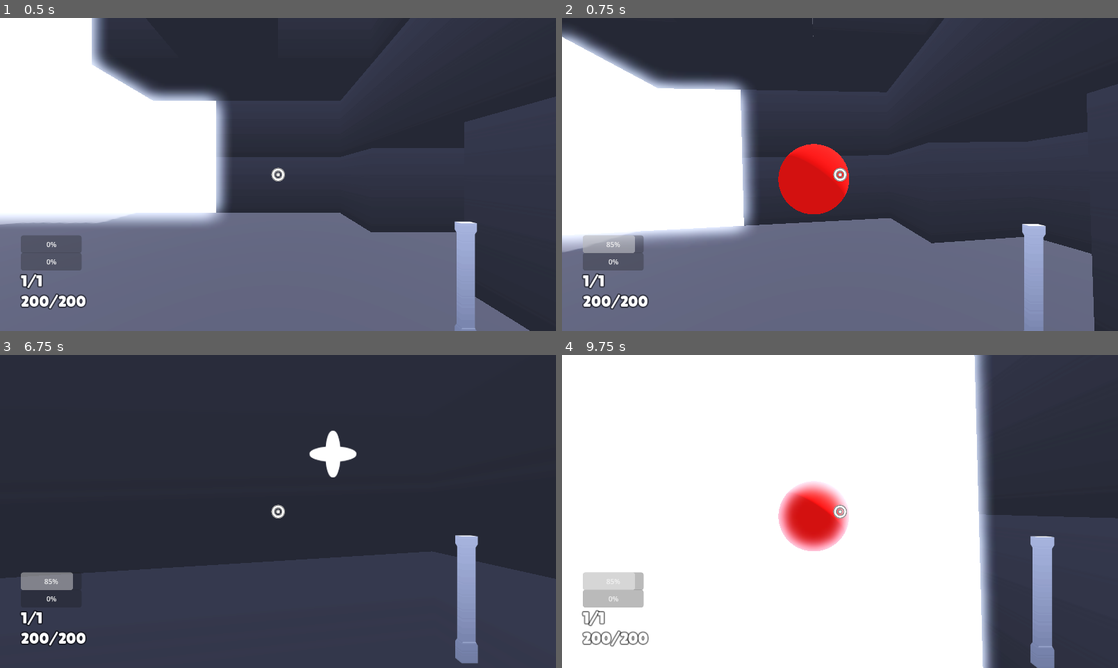
Above: before the commit, frames 1-4 (two rows, left to right).
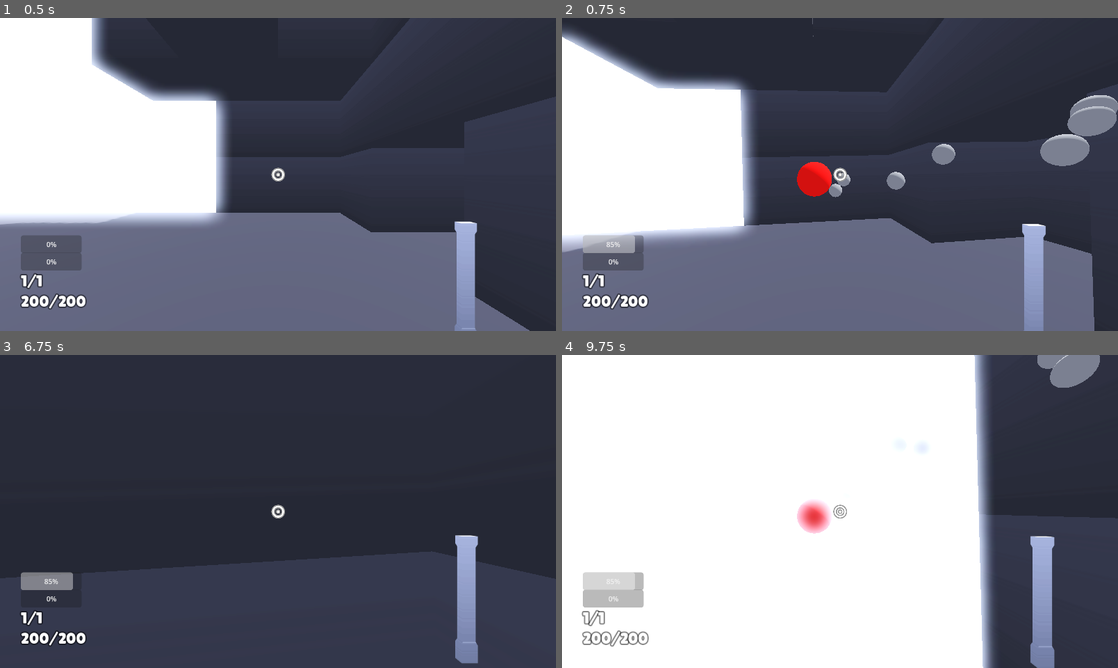
Above: after the commit, the same moments.

Repository: MarlonGamez/fps
Game: Godot game, scene res://scenes/main.tscn
Two runs of this game, one before a commit and one after it. Both use one fixed random seed, a clock stepped at 60 frames per second and the inputs below.
Inputs (mouse positions are in pixels of both pictures, inside the frame that each line leads up to):
- Up to frame 1 (0.5 s): no input
- Up to frame 2 (0.75 s): move the mouse to (867, 174) at 0.52 s; hold W (move_forward) from 0.53 s (still down); click (867, 174) at 0.6 s
- Up to frame 3 (6.75 s): tap Space (jump) at 0.77, 1.52, 3.02, 3.77, 4.52, 6.02 s; move the mouse to (250, 511) at 1.27 s; tap E (weapon_toggle) every 1.5 s from 1.35 to 5.85 s; move the mouse to (289, 505) at 2.02 s; click (289, 505) at 2.1 s; move the mouse to (272, 517) at 2.77 s; move the mouse to (316, 514) at 3.52 s; click (316, 514) at 3.6 s; tap R (reload) at 4.15 s; move the mouse to (233, 508) at 4.27 s; move the mouse to (283, 511) at 5.02 s; click (283, 511) at 5.1 s; move the mouse to (255, 505) at 5.77 s; release W (move_forward) at 5.78 s; hold D (move_right) 5.78-6.53 s; move the mouse to (305, 511) at 6.52 s; hold W (move_forward) from 6.53 s (still down); click (305, 511) at 6.6 s
- Up to frame 4 (9.75 s): tap Space (jump) at 6.77, 7.52, 9.02 s; move the mouse to (812, 511) at 7.27 s; tap E (weapon_toggle) at 7.35, 8.85 s; move the mouse to (851, 505) at 8.02 s; click (851, 505) at 8.1 s; move the mouse to (834, 517) at 8.77 s; release W (move_forward) at 8.78 s; hold A (move_left) 8.78-9.53 s; move the mouse to (878, 514) at 9.52 s; hold W (move_forward) from 9.53 s (still down); click (878, 514) at 9.6 s

Frame 1 is identical in both runs. In frame 2, 3.8% of the frame differs, in the area x 38-100%, y 24-63%; in frame 3, 0.6%; in frame 4, 3.0%.

Commit message:
feat: particles for melee

Diff:
--- a/objects/hitbox.gd
+++ b/objects/hitbox.gd
@@ -1,4 +1,4 @@
-extends Area3D
+extends Node3D
 class_name Hitbox
 
 var time_spawned: float
@@ -6,6 +6,9 @@
 var damage: float
 var spawner_groups: Array[StringName]
 var velocity: Vector3
+
+@onready var hitbox: HitboxComponent = $HitboxComponent
+@onready var particles: GPUParticles3D = $Particles
 
 func _physics_process(delta):
 	position += transform.basis * velocity * delta
--- a/objects/hitbox.tscn
+++ b/objects/hitbox.tscn
@@ -1,24 +1,49 @@
-[gd_scene load_steps=5 format=3 uid="uid://c4eo5ndan7rxj"]
+[gd_scene load_steps=8 format=3 uid="uid://c4eo5ndan7rxj"]
 
 [ext_resource type="Script" path="res://objects/hitbox.gd" id="1_amrnr"]
+[ext_resource type="Script" path="res://components/hitbox_component.gd" id="2_hhf6c"]
+
+[sub_resource type="SphereMesh" id="SphereMesh_r6x61"]
+radius = 0.25
+height = 0.5
+
+[sub_resource type="StandardMaterial3D" id="StandardMaterial3D_68rqc"]
+albedo_color = Color(1, 0.12549, 0.109804, 1)
 
 [sub_resource type="SphereShape3D" id="SphereShape3D_s7vf0"]
 radius = 0.25
 
-[sub_resource type="SphereMesh" id="SphereMesh_r6x61"]
+[sub_resource type="ParticleProcessMaterial" id="ParticleProcessMaterial_qvfoq"]
+emission_shape = 1
+emission_sphere_radius = 0.2
+direction = Vector3(1, 1, 1)
+spread = 180.0
+gravity = Vector3(2.08165e-12, -2, 2.08165e-12)
+initial_velocity_min = 0.5
+initial_velocity_max = 1.0
+color = Color(1, 0, 1, 1)
 
-[sub_resource type="StandardMaterial3D" id="StandardMaterial3D_68rqc"]
-albedo_color = Color(1, 0.12549, 0.109804, 1)
+[sub_resource type="SphereMesh" id="SphereMesh_1p6g7"]
+radius = 0.05
+height = 0.1
 
-[node name="hitbox" type="Area3D"]
+[node name="hitbox" type="Node3D"]
 script = ExtResource("1_amrnr")
-
-[node name="CollisionShape3D" type="CollisionShape3D" parent="."]
-shape = SubResource("SphereShape3D_s7vf0")
 
 [node name="MeshInstance3D" type="MeshInstance3D" parent="."]
 transform = Transform3D(0.5, 0, 0, 0, 0.5, 0, 0, 0, 0.5, 0, 0, 0)
 mesh = SubResource("SphereMesh_r6x61")
 surface_material_override/0 = SubResource("StandardMaterial3D_68rqc")
 
-[connection signal="body_entered" from="." to="." method="_on_body_entered"]
+[node name="HitboxComponent" type="Area3D" parent="."]
+script = ExtResource("2_hhf6c")
+
+[node name="CollisionShape3D" type="CollisionShape3D" parent="HitboxComponent"]
+shape = SubResource("SphereShape3D_s7vf0")
+
+[node name="Particles" type="GPUParticles3D" parent="."]
+emitting = false
+amount = 32
+lifetime = 0.5
+process_material = SubResource("ParticleProcessMaterial_qvfoq")
+draw_pass_1 = SubResource("SphereMesh_1p6g7")
--- a/scripts/weapon_melee/weapon_melee.gd
+++ b/scripts/weapon_melee/weapon_melee.gd
@@ -30,6 +30,7 @@
 	hitbox_inst.spawner_groups = wielder.get_groups()
 	hitbox_inst.position = curr_attack.hitboxes[0].position
 	head_aimer.add_child(hitbox_inst)
+	hitbox_inst.particles.emitting = true
 
 	for i in range(curr_attack.hitboxes.size()-1):
 		var from = curr_attack.hitboxes[i]
@@ -39,6 +40,9 @@
 		await wielder.get_tree().create_timer(to.duration).timeout
 
 	attack_i = (attack_i + 1) % res.attacks.size()
+	hitbox_inst.particles.emitting = false
+	hitbox_inst.hitbox.queue_free()
+	await wielder.get_tree().create_timer(hitbox_inst.particles.lifetime).timeout
 	hitbox_inst.queue_free()
 
 func get_combo_time() -> float:
